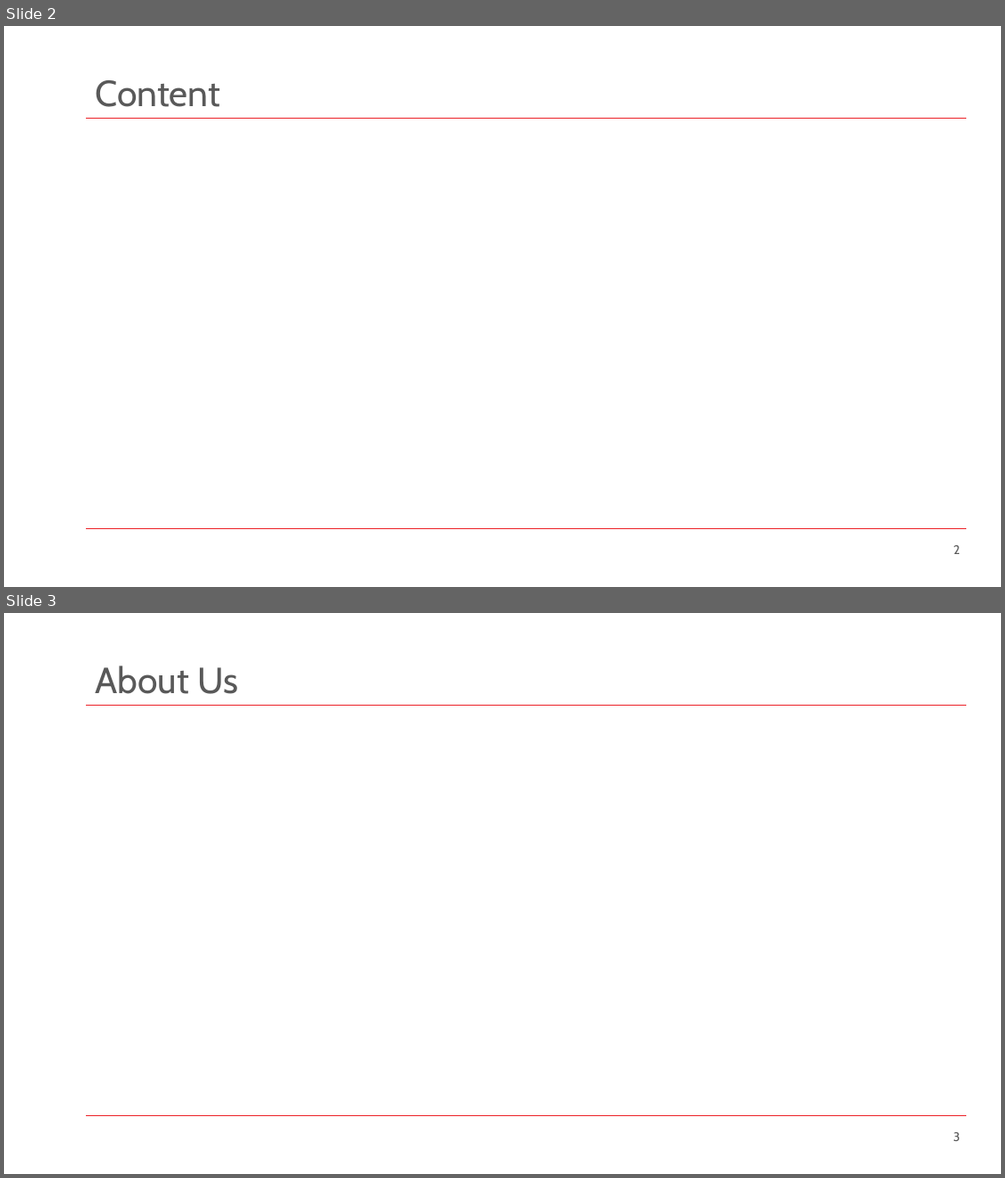
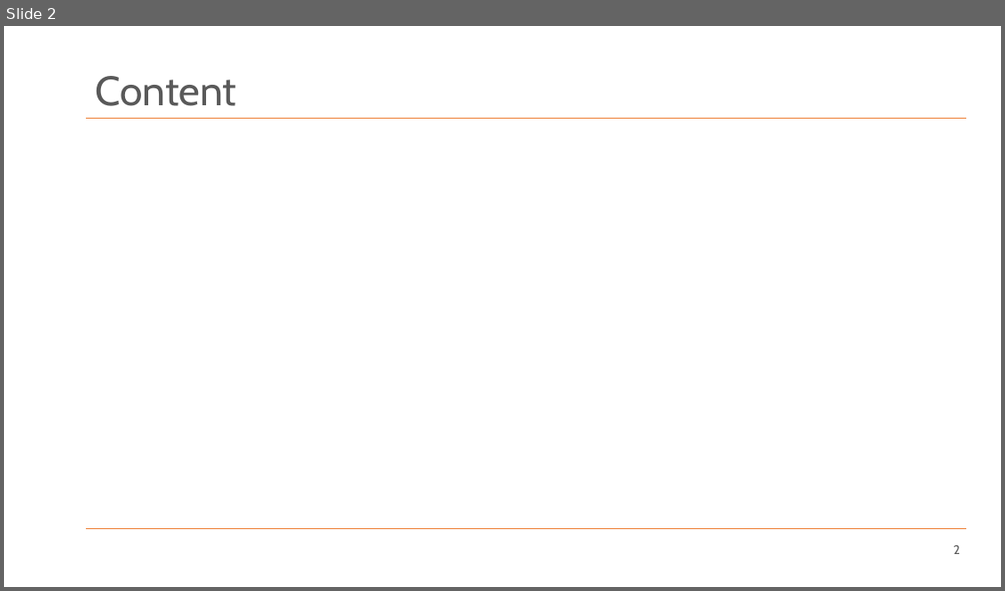
Before and after one commit to SachiHarshitha/HDa_TeamProject_SS21, a slide deck: 00_Documentation/M03_TeamProject_Haid_UWB-Presentation.pptx. Shown one above the other, each under a label of ours: slides 2 and 3 before the commit, slide 2 after it. The pictures are 1005x1178 and 1005x591 pixels, drawn with LibreOffice and Linux fonts; fonts in the diff are those of the drawing; background and template pictures are left out. Boxes give left, top, right and bottom in pixels: in the first picture for what was removed or moved away, otherwise in the second. Text is boxed around its words. In the diff, an @@ line names an element or a change of style, - is before the commit and + after.

```diff
--- a/00_Documentation/M03_TeamProject_Haid_UWB-Presentation.pptx
+++ b/00_Documentation/M03_TeamProject_Haid_UWB-Presentation.pptx
@@ slide 3 removed at (4, 613, 1001, 1174), background #FFFFFF; not listed: 2 template elements that a slide beside it also shows @@
@@ title removed at (96, 666, 238, 694) @@
-About Us
@@ page number removed at (953, 1132, 960, 1141) @@
-3
@@ slide 2 changed as well @@
@@ title "Content" at (96, 76, 237, 106): size 35 to 39.6 pt @@
@@ line (86, 118) - (966, 118): stroke #EC2127 1 pt to #ED7D31 1 pt @@
@@ line (86, 529) - (966, 529): stroke #EC2127 1 pt to #ED7D31 1 pt @@
```
Also in this commit, not shown: 13 other slides changed.
